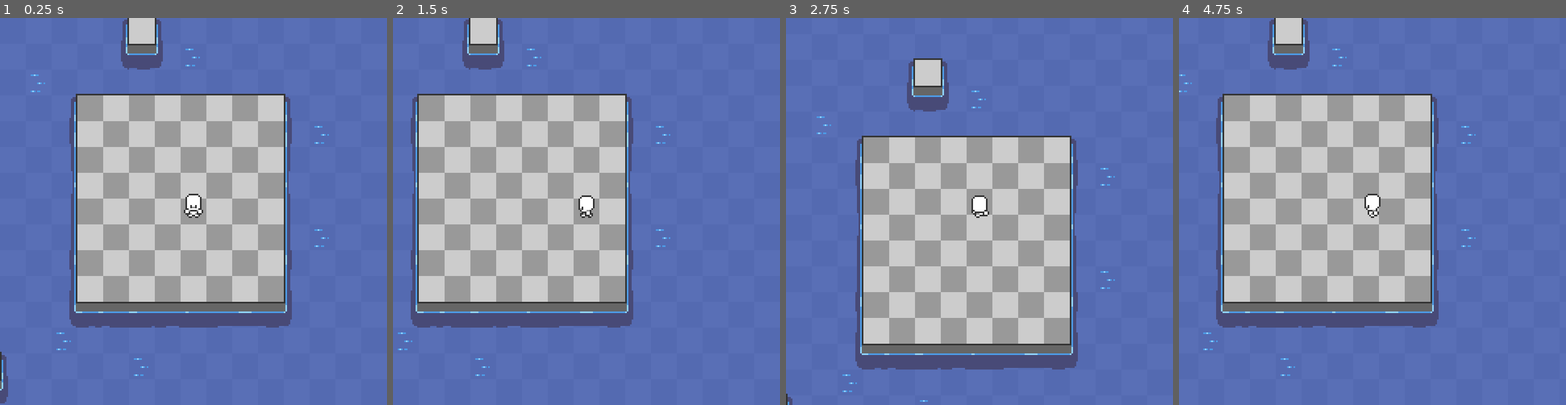
Above: before the commit, frames 1-4 (left to right).
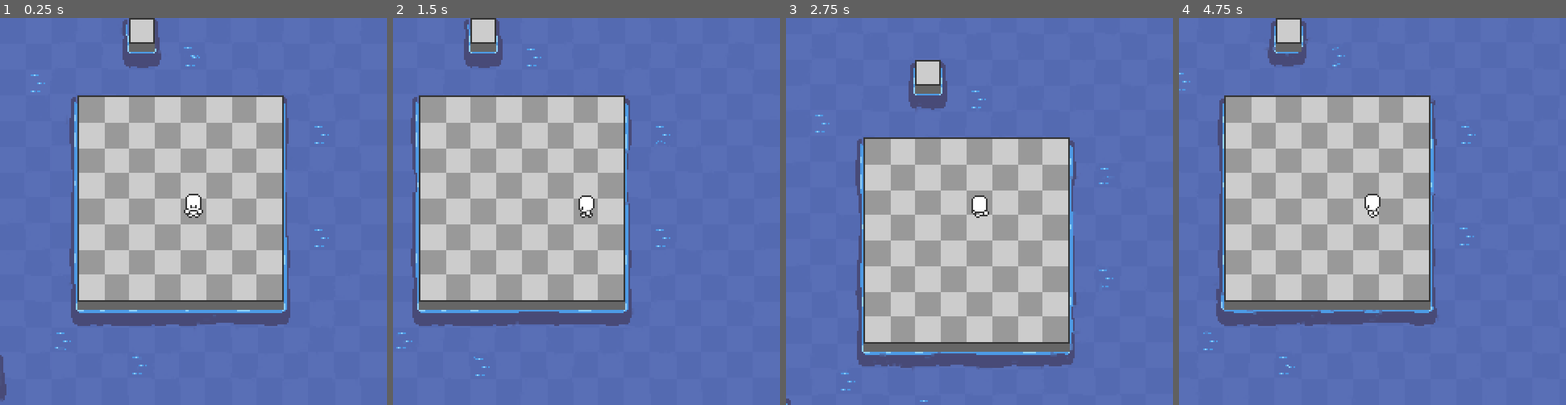
Above: after the commit, the same moments.

Repository: kadimara/Project-A
Game: Godot game, scene res://test.tscn
The game is run twice, just before and just after one commit, with the same random seed, the same clock (stepped at 60 frames per second) and the same inputs.
Inputs (mouse positions are in pixels of both pictures, inside the frame that each line leads up to):
- Up to frame 1 (0.25 s): no input
- Up to frame 2 (1.5 s): move the mouse to (671, 192) at 0.52 s; click (671, 192) at 0.67 s; move the mouse to (509, 230) at 1.27 s; click (509, 230) at 1.42 s
- Up to frame 3 (2.75 s): move the mouse to (1018, 126) at 2.02 s; click (1018, 126) at 2.17 s
- Up to frame 4 (4.75 s): move the mouse to (1353, 288) at 2.77 s; click (1353, 288) at 2.92 s; move the mouse to (1488, 269) at 3.52 s; click (1488, 269) at 3.67 s; move the mouse to (1256, 153) at 4.27 s; click (1256, 153) at 4.42 s

The runs differ from the first frame. In frame 1, 4.8% of the frame differs, in the area x 0-76%, y 0-100%; in frame 2, 4.5%; in frame 3, 5.0%; in frame 4, 5.4%, in the area x 0-77%, y 0-93%.

Commit message:
water shader testing

Diff:
--- a/project.godot
+++ b/project.godot
@@ -14,7 +14,6 @@
 run/main_scene="res://test.tscn"
 config/features=PackedStringArray("4.0", "GL Compatibility")
 boot_splash/show_image=false
-config/icon="res://icon.svg"
 run/size/viewport_height=320
 run/size/viewport_width=160
 run/snap/snap_2d_vertices_to_pixel=false
--- a/test.tscn
+++ b/test.tscn
@@ -1,10 +1,28 @@
-[gd_scene load_steps=8 format=3 uid="uid://b83tkfvp88hl5"]
+[gd_scene load_steps=13 format=3 uid="uid://b83tkfvp88hl5"]
 
 [ext_resource type="Texture2D" uid="uid://d0ajwuxg56cs4" path="res://sprites/background.png" id="1_0ewso"]
 [ext_resource type="Texture2D" uid="uid://cxh1770ssw6dt" path="res://astar/tile.png" id="1_7r71c"]
-[ext_resource type="Texture2D" uid="uid://bot1xa3vn5x1l" path="res://sprites/mockup.png" id="1_r3iyl"]
 [ext_resource type="PackedScene" uid="uid://bn8dcquhl5vu4" path="res://player/player.tscn" id="1_rctkh"]
+[ext_resource type="Texture2D" uid="uid://c6b5dbhskaen3" path="res://sprites/mockup-water.png" id="2_k5qq5"]
 [ext_resource type="Script" path="res://astar/pathfinder.gd" id="2_wlott"]
+[ext_resource type="Texture2D" uid="uid://d35ucbyrsvvod" path="res://sprites/mockup-land.png" id="4_asybw"]
+[ext_resource type="Shader" path="res://water-test.gdshader" id="6_2tevi"]
+
+[sub_resource type="FastNoiseLite" id="FastNoiseLite_q8o7b"]
+noise_type = 0
+frequency = 0.025
+
+[sub_resource type="NoiseTexture2D" id="NoiseTexture2D_cfxck"]
+width = 480
+height = 480
+seamless = true
+noise = SubResource("FastNoiseLite_q8o7b")
+
+[sub_resource type="ShaderMaterial" id="ShaderMaterial_h3bey"]
+shader = ExtResource("6_2tevi")
+shader_parameter/speed = 0.01
+shader_parameter/strength = 0.0021
+shader_parameter/noice = SubResource("NoiseTexture2D_cfxck")
 
 [sub_resource type="TileSetAtlasSource" id="TileSetAtlasSource_scttf"]
 texture = ExtResource("1_7r71c")
@@ -24,9 +42,21 @@
 texture = ExtResource("1_0ewso")
 stretch_mode = 1
 
-[node name="Sprite2D" type="Sprite2D" parent="."]
+[node name="water" type="Sprite2D" parent="."]
 position = Vector2(64, 64)
-texture = ExtResource("1_r3iyl")
+texture = ExtResource("2_k5qq5")
+
+[node name="ColorRect" type="ColorRect" parent="."]
+material = SubResource("ShaderMaterial_h3bey")
+offset_left = -384.0
+offset_top = -384.0
+offset_right = 512.0
+offset_bottom = 512.0
+mouse_filter = 2
+
+[node name="land" type="Sprite2D" parent="."]
+position = Vector2(64, 64)
+texture = ExtResource("4_asybw")
 
 [node name="astar" type="TileMap" parent="."]
 visible = false
--- /dev/null
+++ b/water-test.gdshader
@@ -0,0 +1,12 @@
+shader_type canvas_item;
+
+uniform sampler2D SCREEN_TEXTURE: hint_screen_texture, filter_linear_mipmap;
+uniform sampler2D noice;
+uniform float speed: hint_range(0.01, 0.05) = 0.1;
+uniform float strength = 0.004;
+
+void fragment() {
+	float noice_value = round(texture(noice, UV + TIME * speed).r);
+//	float noice_value = round(texture(noice, UV).r);
+	COLOR = texture(SCREEN_TEXTURE, SCREEN_UV + noice_value *  0.004);
+}
Binary file added: sprites/mockup-land.png
Not shown, added: sprites/mockup-land.png.import
Binary file added: sprites/mockup-water.png
Not shown, added: sprites/mockup-water.png.import
